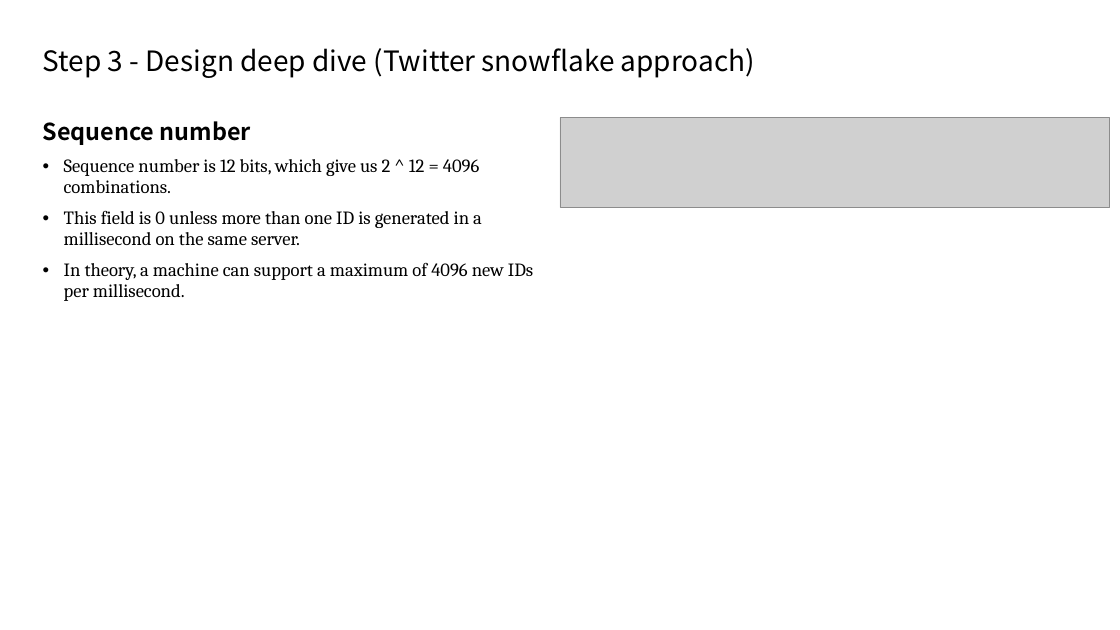
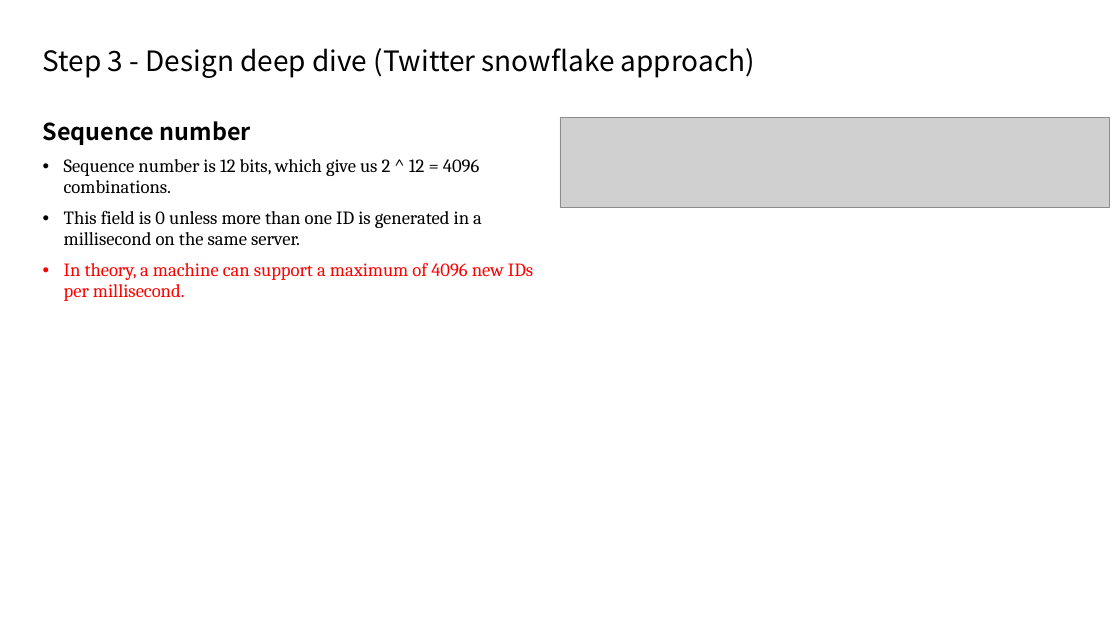
Before and after one commit to Vancouver-KDD/book-study, a slide deck: slide 10 of [Jason Yang] Wk 4 (Ch 7).pptx (slide 9 before the commit). Drawn at 1120x630 pixels with LibreOffice and Linux fonts; fonts in the diff are those of the drawing; grey boxes stand for pictures. Boxes give left, top, right and bottom in pixels: in the first picture for what was removed or moved away, otherwise in the second. Text is boxed around its words. In the diff, an @@ line names an element or a change of style, - is before the commit and + after.

```diff
--- a/[Jason Yang] Wk 4 (Ch 7).pptx
+++ b/[Jason Yang] Wk 4 (Ch 7).pptx
@@ text at [64,263,533,301]: text colour #000000 to #FF0000 in "In theory, a machine can support a ..." @@
```
Also in this commit, not shown: 8 other slides changed, 3 slides added.
